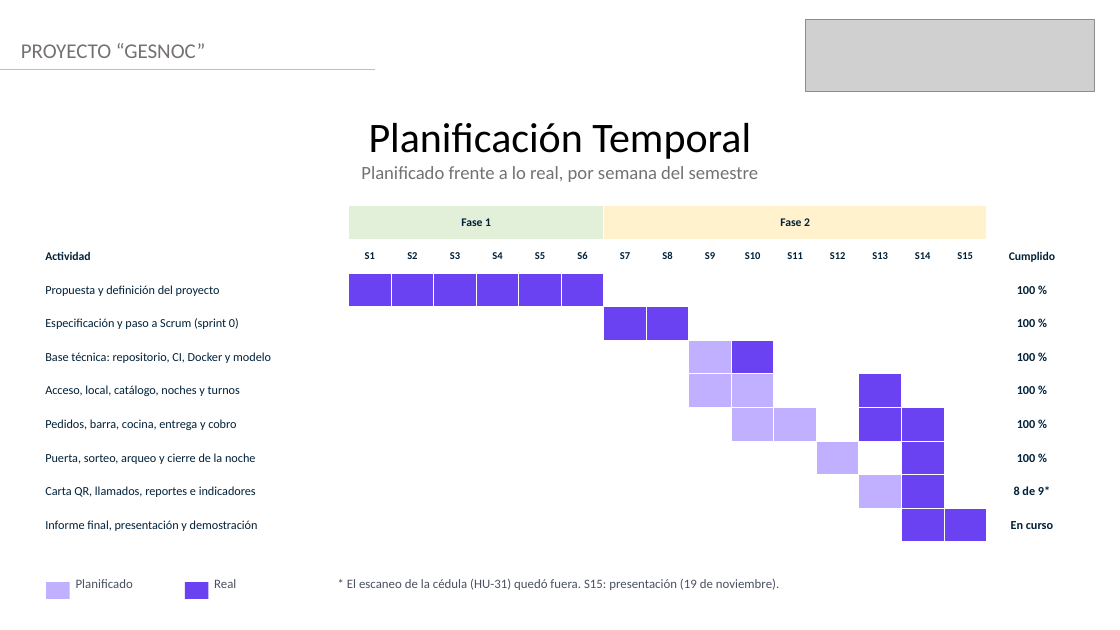
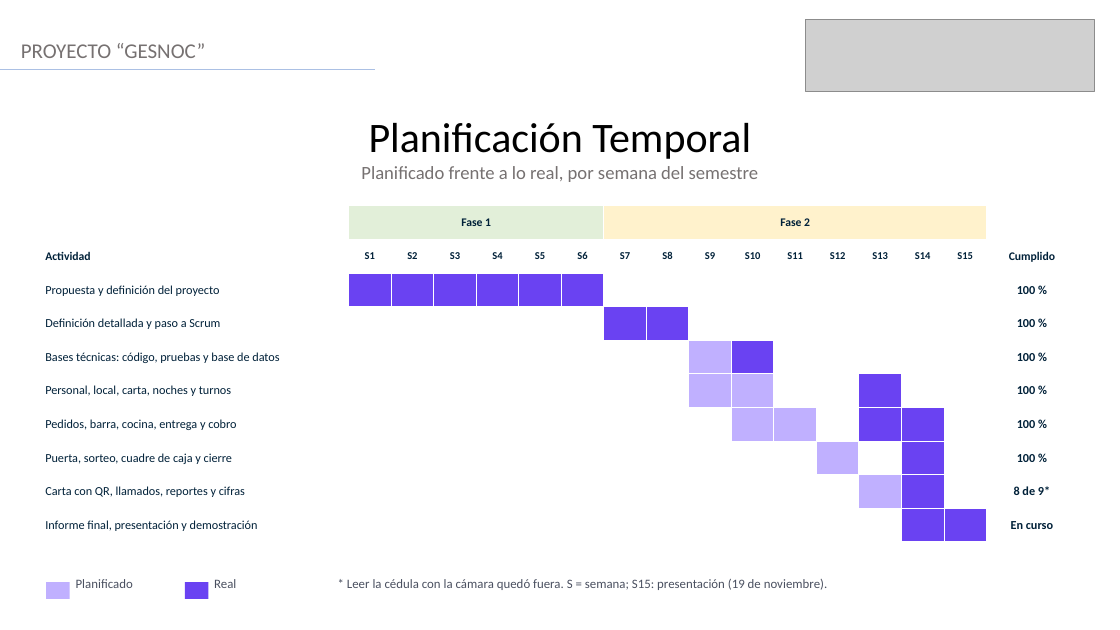
Before and after one commit to MiguelGaticaBestNick123/gesnoc, a slide deck: slide 7 of Fase 2/Evidencias proyecto/Presentación Proyecto.pptx. Drawn at 1120x630 pixels with LibreOffice and Linux fonts; fonts in the diff are those of the drawing; grey boxes stand for pictures. Boxes give left, top, right and bottom in pixels: in the first picture for what was removed or moved away, otherwise in the second. Text is boxed around its words. In the diff, an @@ line names an element or a change of style, - is before the commit and + after.

```diff
--- a/Fase 2/Evidencias proyecto/Presentación Proyecto.pptx
+++ b/Fase 2/Evidencias proyecto/Presentación Proyecto.pptx
@@ table at (x1=42, y1=206, x2=1082, y2=542) @@
-row 4, column 1: Especificación y paso a Scrum (sprint 0)
+row 4, column 1: Definición detallada y paso a Scrum
-row 5, column 1: Base técnica: repositorio, CI, Docker y modelo
+row 5, column 1: Bases técnicas: código, pruebas y base de datos
-row 6, column 1: Acceso, local, catálogo, noches y turnos
+row 6, column 1: Personal, local, carta, noches y turnos
-row 8, column 1: Puerta, sorteo, arqueo y cierre de la noche
+row 8, column 1: Puerta, sorteo, cuadre de caja y cierre
-row 9, column 1: Carta QR, llamados, reportes e indicadores
+row 9, column 1: Carta con QR, llamados, reportes y cifras
@@ text at (x1=347, y1=579, x2=828, y2=590): text changed @@
-* El escaneo de la cédula (HU-31) quedó fuera. S15: presentación (19 de noviembre).
+* Leer la cédula con la cámara quedó fuera. S = semana; S15: presentación (19 de noviembre).
```
Also in this commit, not shown: 13 other slides changed.
